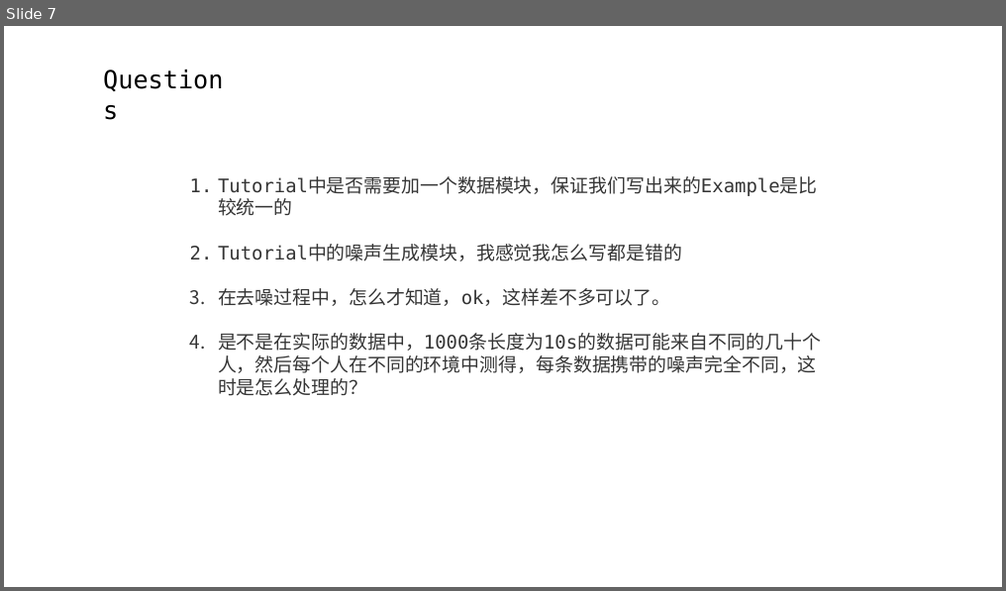
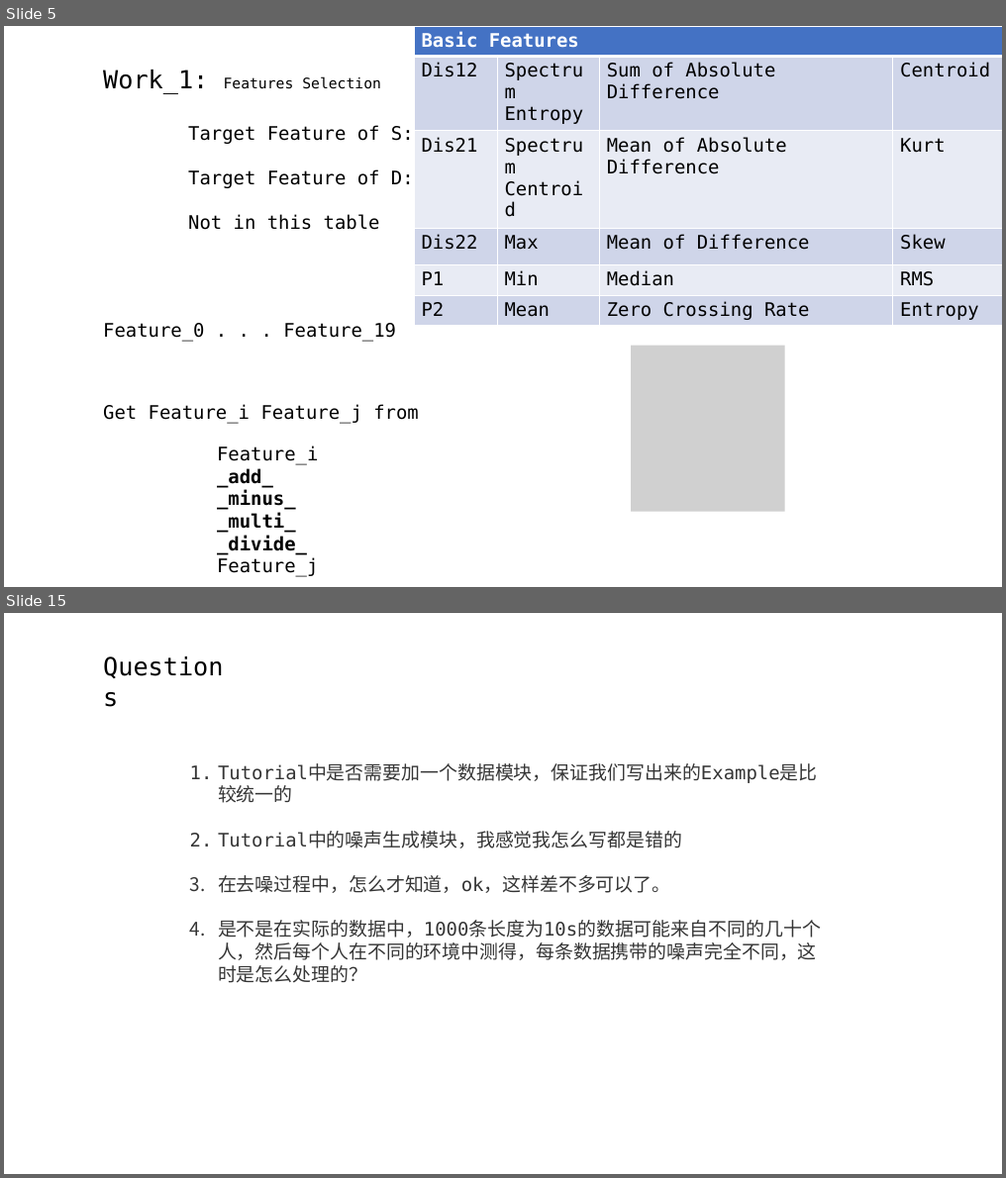
Before and after one commit to A-Big-Tortoise/Presentation, a slide deck: Presentation_821_JiayuChen.pptx. Shown one above the other, each under a label of ours: slide 7 before the commit, slides 5 and 15 after it; the slides between them are not shown. The pictures are 1006x591 and 1006x1178 pixels, drawn with LibreOffice and Linux fonts; fonts in the diff are those of the drawing; grey boxes stand for pictures. Boxes give left, top, right and bottom in pixels: in the first picture for what was removed or moved away, otherwise in the second. Text is boxed around its words. In the diff, an @@ line names an element or a change of style, - is before the commit and + after.

```diff
--- a/Presentation_821_JiayuChen.pptx
+++ b/Presentation_821_JiayuChen.pptx
@@ slide 5 added at (4, 26, 1002, 587), background #FFFFFF @@
@@ table added at (414, 26, 1002, 324), 6 rows, 4 columns @@
+Basic Features |  |  | 
+Dis12 | Spectrum Entropy | Sum of Absolute Difference | Centroid
+Dis21 | Spectrum Centroid | Mean of Absolute Difference | Kurt
+Dis22 | Max | Mean of Difference | Skew
+P1 | Min | Median | RMS
+P2 | Mean | Zero Crossing Rate | Entropy
@@ text added at (103, 70, 381, 94), 14 pt, text #000000 @@
+Work_1: Features Selection
@@ text added at (188, 125, 414, 230), 18 pt, text #000000 @@
+Target Feature of S:
+Target Feature of D:
+Not in this table
@@ text added at (103, 323, 396, 342), 18 pt, text #000000 @@
+Feature_0 . . . Feature_19
@@ picture added at (632, 346, 785, 512) @@
@@ text added at (103, 404, 419, 424), 18 pt, text #000000 @@
+Get Feature_i Feature_j from
@@ text added at (217, 446, 318, 577), 18 pt, text #000000, bold @@
+Feature_i
+_add_
+_minus_
+_multi_
+_divide_
+Feature_j
@@ what was slide 7 is now slide 15 @@
```
Also in this commit, not shown: 5 slides changed, 7 other slides added, 1 slide removed.
